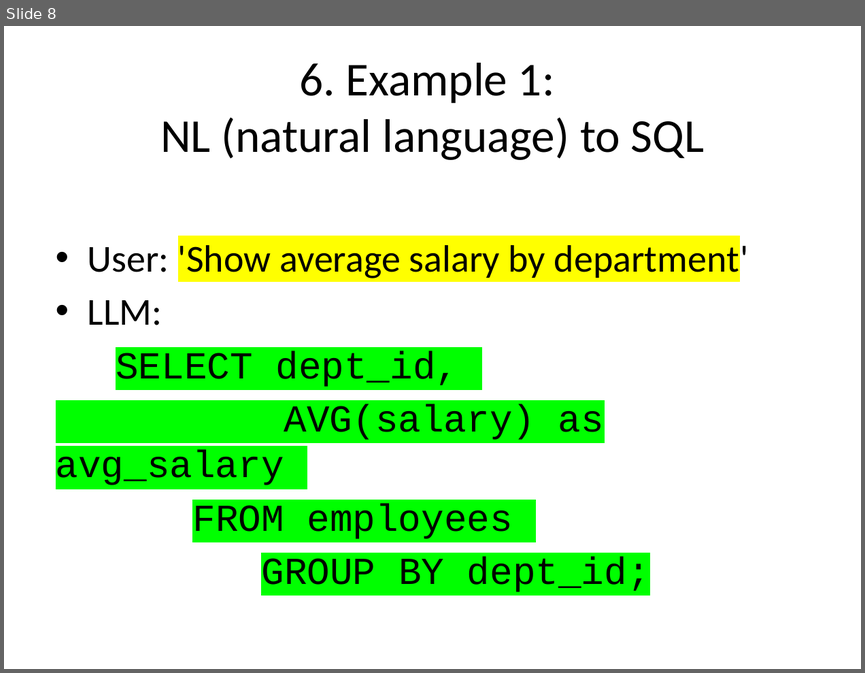
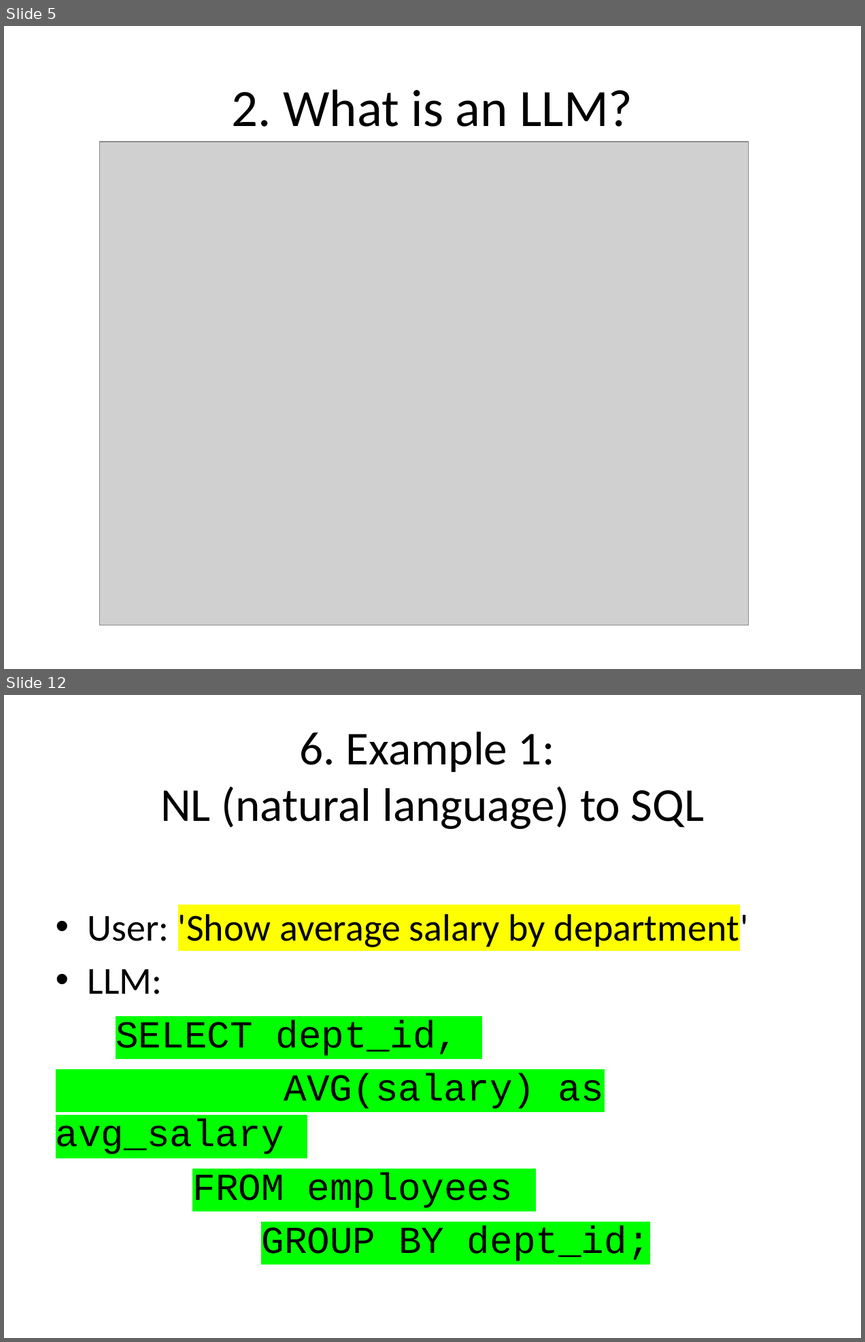
Before and after one commit to mahmoudparsian/data-warehousing, a slide deck: syllabus/week-11_LLM_SQL_integration/MySQL_LLM_Integration_Slides.pptx. Shown one above the other, each under a label of ours: slide 8 before the commit, slides 5 and 12 after it; the slides between them are not shown. The pictures are 865x673 and 865x1342 pixels, drawn with LibreOffice and Linux fonts; fonts in the diff are those of the drawing; grey boxes stand for pictures. Boxes give left, top, right and bottom in pixels: in the first picture for what was removed or moved away, otherwise in the second. Text is boxed around its words. In the diff, an @@ line names an element or a change of style, - is before the commit and + after.

```diff
--- a/syllabus/week-11_LLM_SQL_integration/MySQL_LLM_Integration_Slides.pptx
+++ b/syllabus/week-11_LLM_SQL_integration/MySQL_LLM_Integration_Slides.pptx
@@ slide 5 added at [4, 26, 861, 669], background #FFFFFF @@
@@ title added at [232, 89, 632, 127], 44 pt, text #000000 @@
+2. What is an LLM?
@@ picture added at [100, 142, 749, 625] @@
@@ what was slide 8 is now slide 12 @@
```
Also in this commit, not shown: 7 slides changed, 3 other slides added, 4 other files.
